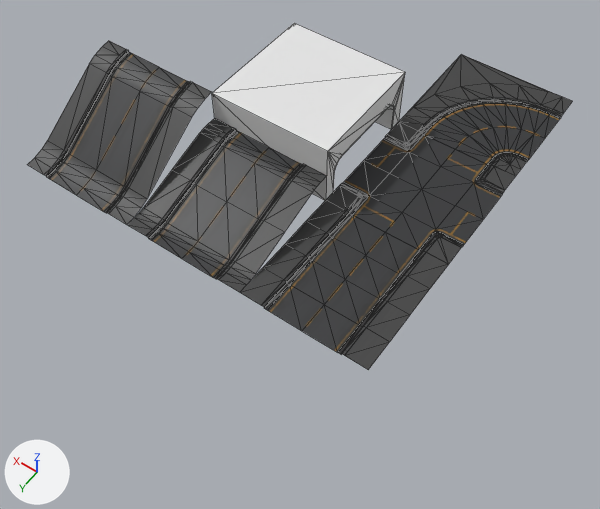
The glTF model MagnetMechs/Environment/RoadParts.glb as it was, and as the next commit left it.
The view is the same before and after, from a camera (50 mm lens) standing at (-16.6, 28.5, 44.7) and looking at (5.5, -2.5, -3.9). Arrows for +X, +Y and +Z are at lower left; the lights stay in place. Mesh edges are drawn as thin lines. Objects named as collision shapes, trigger or cutter boxes, shadow casters or lower levels of detail are left out.

The first picture shows 'road_curve_90', 'road_hill', 'road_hill_steep', 'road_intersection', 'road_straight', 'tunnel_low'.
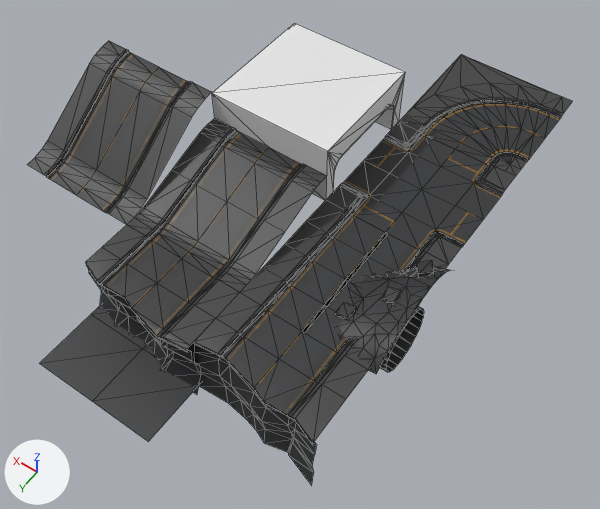
What the commit changed:
Mesh me_plane_012 is new.
It has 209 vertices, 328 faces and spans x -5.0..0.71, y -5.0..5.0, z -5.88..0.0.
It uses material mat_road_straight (picture img_road).
Mesh me_plane_010 is new.
It has 9 vertices, 8 faces and spans x -5.0..5.0, y -5.0..5.0, z 0.0.
It uses material mat_road_straight (picture img_road).
Mesh me_plane_007 is new.
It has 64 vertices, 98 faces and spans x -0.64..0.45, y -5.0..5.0, z -5.49..0.0.
It uses material mat_road_straight (picture img_road).
Mesh me_plane_004 is new.
It has 95 vertices, 152 faces and spans x -5.15..5.15, y 0.0..5.66, z -5.49..0.14.
It uses material mat_road_straight (picture img_road).
Mesh me_plane_003 is new.
It has 90 vertices, 143 faces and spans x -5.15..5.15, y 0.0..6.15, z -5.49..0.14.
It uses material mat_road_straight (picture img_road).
Mesh me_cube_002 is new.
It has 79 vertices, 108 faces and spans x -0.5..4.46, y -4.96..4.89, z -0.17..2.09.
It uses material mat_road_straight (picture img_road).
Object 'underground_wall_pipe' (ob_underground_wall_pipe) is new; it shows me_plane_012.
Its location is (0.0, 0.0, 0.0).
Object 'underground_ground_A' (ob_underground_ground_a) is new; it shows me_plane_010.
Its location is (10.0, 10.0, -5.0).
Object 'underground_wall' (ob_underground_wall) is new; it shows me_plane_007.
Its location is (0.0, 0.0, 0.0).
Object 'road_broken_B' (ob_road_broken_b) is new; it shows me_plane_004.
Its location is (10.0, 5.0, 0.0).
Object 'road_broken_A' (ob_road_broken_a) is new; it shows me_plane_003.
Its location is (0.0, 5.0, 0.0).
Object 'rubble' (ob_rubble) is new; it shows me_cube_002.
Its location is (-5.0, 0.0, 0.0).

What differs and where, as boxes (x1, y1, x2, y2) in the pictures (600 x 509 px):
'road_broken_A', added: after (194, 293, 368, 486)
'road_broken_B', added: after (85, 225, 240, 395)
'underground_ground_A', added: after (40, 305, 201, 442)
'rubble', added: after (335, 260, 449, 374)
'underground_wall_pipe', added (black): after (380, 306, 424, 372)
'underground_wall', added: after (303, 232, 387, 332)
